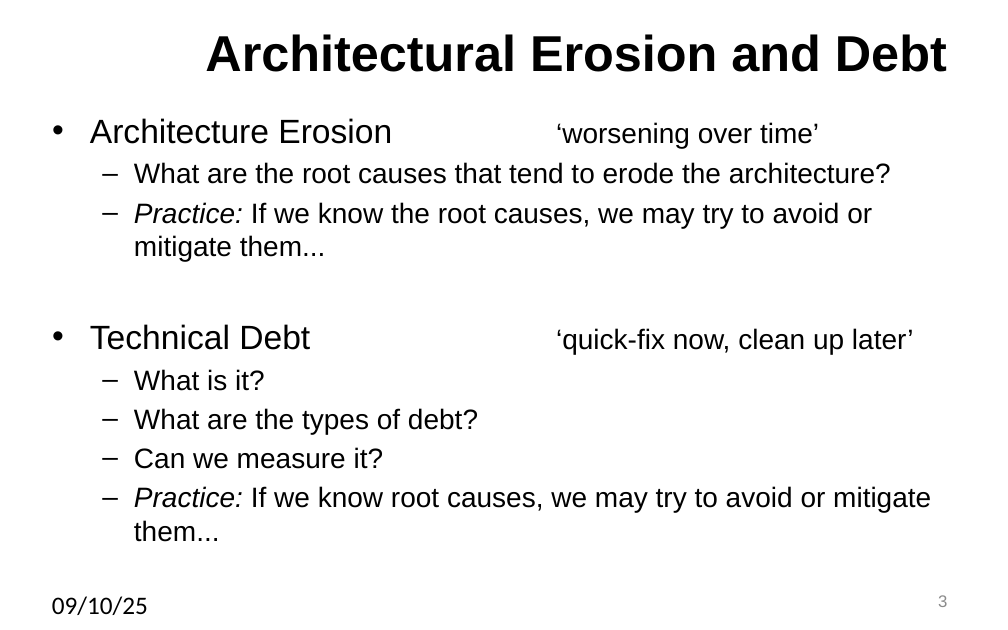
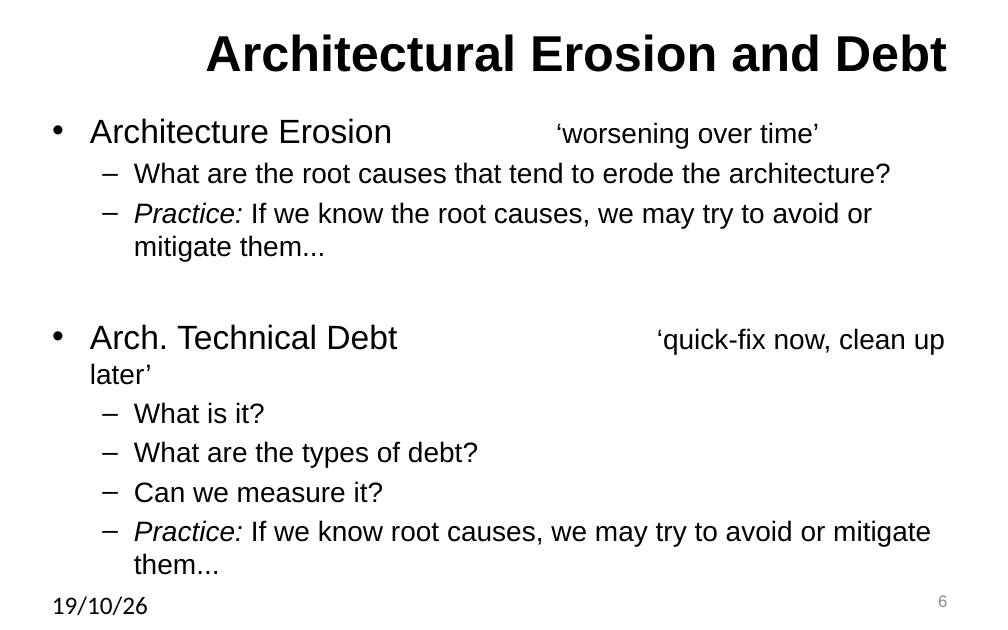
Before and after one commit to SannioEvolution/Material, a slide deck: slide 6 of 8 - Architectural Erosion and Smells.pptx (slide 3 before the commit). Drawn at 1008x630 pixels with LibreOffice and Linux fonts; fonts in the diff are those of the drawing. Boxes give left, top, right and bottom in pixels: in the first picture for what was removed or moved away, otherwise in the second. Text is boxed around its words. In the diff, an @@ line names an element or a change of style, - is before the commit and + after.

```diff
--- a/8 - Architectural Erosion and Smells.pptx
+++ b/8 - Architectural Erosion and Smells.pptx
@@ text at [90,324,945,385]: text changed @@
-• Technical Debt ‘quick-fix now, clean up later’
+• Arch. Technical Debt ‘quick-fix now, clean up later’
@@ text at [52,596,148,615]: text changed @@
-09/10/25
+19/10/26
@@ page number at [938,595,947,607]: text changed @@
-3
+6
```
Also in this commit, not shown: 54 other slides changed, 7 slides added, 5 slides removed.
